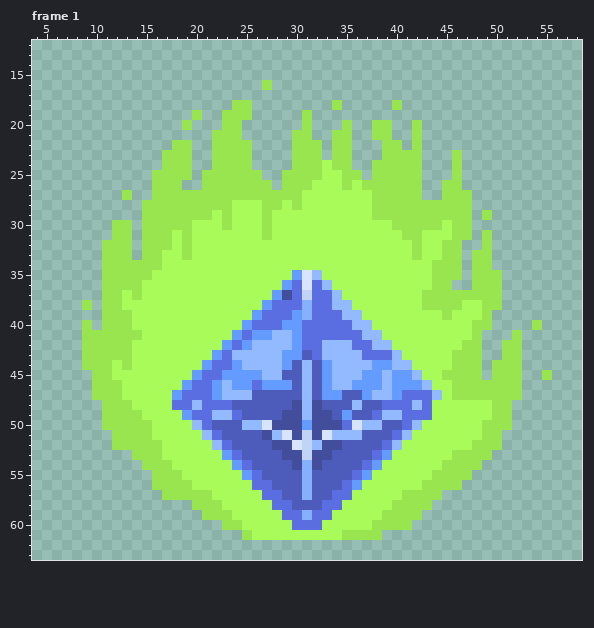
File history of a pixel-art file, Source/Resources/Assets/maps/enemy_tileset.aseprite. Above is the file before it was changed.
64x64 pixels, 9 frames. Shown: frame 1: x 4..58, y 12..63. The commit also changed other frames, which this record leaves out.
And afterwards:
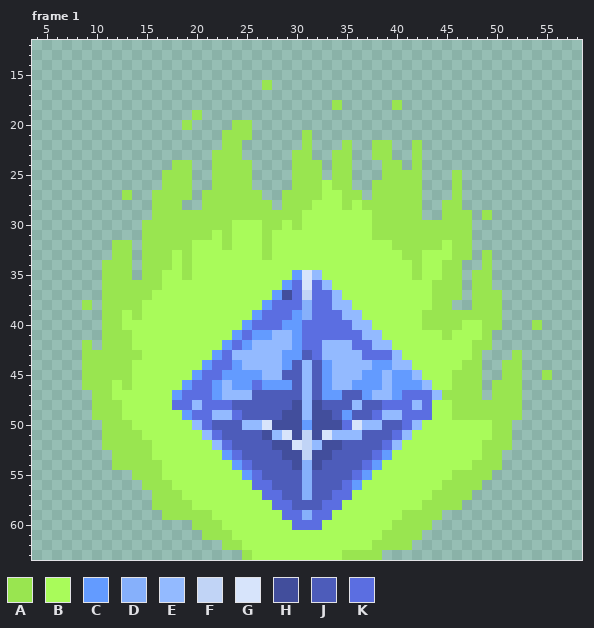
Palette (. is transparent): A #99e550  B #a9fb5a  C #639bff  D #86b0fb  E #93baff  F #c1d4f6  G #d7e4fb  H #424e9c  J #4d5cba  K #5b6ee1
The edit:
--- frame 1, layer "Layer 2"
@@ x 4..58 @@
 17 .......................................................
-18 ....................AA........A.....A..................
-19 ................A..AAA.....A...........................
-20 ...............A...AA......A...A..AA..A................
-21 ..................AAA.....AA..AA..AA..A................
-22 ..............AA..AAAA....AAA.AA...AA.A................
-23 .............AAA..AAAA....AAA.AA...AAAA...A............
-24 .............AAA..AAAA....AAABAA..AAAAA...A............
-25 ............AAAA.AAAAAA..AAAABBAA.AAAAA...A............
-26 ............AAA..AAAAAAA.AAABBBABAAAAAA..AA............
-27 .........A..AAAAAAAAAAAAAAABBBBBBBAAAAA..AAA...........
-28 ...........AAAAAAAAABBBAABABBBBBBBAAAAAAAAAA...........
-29 ...........AAAAAAABABBBABBBBBBBBBBAAAAAAAAAA.A.........
-30 ........AA.AAAAABBBABBBABBBBBBBBBBBBAAAAABAA...........
-31 ........AA.AAABABBBBBBBABBBBBBBBBBBBBAABBBAA.A.........
-32 .......AAA.AAABABBBBBBBBBBBBBBBBBBBBBBABBAA..A.........
-33 .......AAA.AABBABBBBBBBBBBBBBBBBBBBBBBABBAA.AA.........
-34 .......AAAAAABBBBBBBBBBBBBBBBBBBBBBBBBBBAAA.AA.........
-35 .......AAAAABBBBBBBBBBBBBBCGEBBBBBBBBBBBAAA.AAA........
-36 .......AAAABBBBBBBBBBBBBBCKGKEBBBBBBBBBBAA..AAA........
-37 .......AABABBBBBBBBBBBBBCHKFKKEBBBBBBBBAAAAAAAA........
-38 .....A.AABBBBBBBBBBBBBBCKKKDKKEEBBBBBBBAAAABBAA........
-39 .......AAABBBBBBBBBBBBCKKKCDKKKEEBBBBBBBBABBBA.........
-40 .....A.AAABBBBBBBBBBBCKKKCCKKKKKEEBBBBBBBBBBAA....A....
-41 .....AAAAAABBBBBBBBBCKCCEECKKKKKKEEBBBBBBBBBA...A......
-42 .....AAAAABBBBBBBBBCKCEEEECKKEEEKKEEBBBBBBBAA..AA......
-43 .....AAAAABBBBBBBBCKEEEEECCJKEEEEKKKEBBBBBAAA..AA......
-44 .....AAABABBBBBBBCKKCEEEECJEJCEEEECCEEBBBBAAA.AAA......
-45 ......AABBBBBBBBCKKCCCCEEJJEJCEEECCECCEBBAAAA.AAA..A...
-46 ......AAABBBBBBCKKCECCKCCCJEJCEECCCECCCEBBAAAAAAA......
-47 ......AAABBBBBCKKKCEEEJJJJJEJCCJJCEECKKKEBAAAAAAA......
-48 .......AAABBBBKKEKKKJJJJJJHEHJJJEJJKKKEKBBBBBBAA.......
-49 .......AAAABBBBCKKEEKJJJJHHEHHJCJJKEEKKKBBBBBBAA.......
-50 .......AAAAABBBBEKJJJEEGHHHCHHHKGEEJJKEBBBBBBAAA.......
-51 ........AAAABBBBBEKJJJJHEGHFHGEEEJJJKEBBBBBBBAA........
-52 ........AAAAABBBBBEKJJJJHHGFEHHJJJJKEBBBBBBBAAA........
-53 ..........AAABBBBBBCKJJJJHHFHHJJJJKCBBBBBBAAAA.........
-54 ...........AAABBBBBBCKJJJJHDHJJJJKCBBBBBBAAAA..........
-55 ............AAABBBBBBCKJJJJDJJJJKCBBBBBBAAAA...........
-56 ............AAAABBBBBBKKJJJDJJJKCBBBBBBAAAA............
-57 .............AAAAABBBBBKKJJDJJKKBBBBBAAAA..............
-58 ................AAABBBBBKKJJJKKBBBBBAAAA...............
-59 .................AAABBBBBKKDKKBBBBBAAAA................
-60 ...................AABBBBBKKKBBBBBAAAA.................
-61 .....................ABBBBBBBBBAAAA....................
-62 .......................................................
-63 .......................................................
+18 ..............................A.....A..................
+19 ................A......................................
+20 ...............A....AA.................................
+21 ...................AAA.....A...........................
+22 ...................AA......A...A..AA..A................
+23 ..................AAA.....AA..AA..AA..A................
+24 ..............AA..AAAA....AAA.AA...AA.A................
+25 .............AAA..AAAA....AAA.AA...AAAA...A............
+26 .............AAA..AAAA....AAABAA..AAAAA...A............
+27 .........A..AAAA.AAAAAA..AAAABBAA.AAAAA...A............
+28 ............AAA..AAAAAAA.AAABBBABAAAAAA..AA............
+29 ............AAAAAAAAAAAAAAABBBBBBBAAAAA..AAA.A.........
+30 ...........AAAAAAAAABBBAABABBBBBBBAAAAAAAAAA...........
+31 ...........AAAAAAABABBBABBBBBBBBBBAAAAAAAAAA...........
+32 ........AA.AAAAABBBABBBABBBBBBBBBBBBAAAAABAA...........
+33 ........AA.AAABABBBBBBBABBBBBBBBBBBBBAABBBAA.A.........
+34 .......AAA.AAABABBBBBBBBBBBBBBBBBBBBBBABBAA..A.........
+35 .......AAA.AABBABBBBBBBBBBCGEBBBBBBBBBABBAA.AA.........
+36 .......AAAAAABBBBBBBBBBBBCKGKEBBBBBBBBBBAAA.AA.........
+37 .......AAAAABBBBBBBBBBBBCHKFKKEBBBBBBBBBAAA.AAA........
+38 .....A.AAAABBBBBBBBBBBBCKKKDKKEEBBBBBBBBAA..AAA........
+39 .......AABABBBBBBBBBBBCKKKCDKKKEEBBBBBBAAAAAAAA........
+40 .......AABBBBBBBBBBBBCKKKCCKKKKKEEBBBBBAAAABBAA...A....
+41 .......AAABBBBBBBBBBCKCCEECKKKKKKEEBBBBBBABBBA.........
+42 .....A.AAABBBBBBBBBCKCEEEECKKEEEKKEEBBBBBBBBAA.........
+43 .....AAAAAABBBBBBBCKEEEEECCJKEEEEKKKEBBBBBBBA...A......
+44 .....AAAAABBBBBBBCKKCEEEECJEJCEEEECCEEBBBBBAA..AA......
+45 .....AAAAABBBBBBCKKCCCCEEJJEJCEEECCECCEBBBAAA..AA..A...
+46 .....AAABABBBBBCKKCECCKCCCJEJCEECCCECCCEBBAAA.AAA......
+47 ......AABBBBBBCKKKCEEEJJJJJEJCCJJCEECKKKEAAAA.AAA......
+48 ......AAABBBBBKKEKKKJJJJJJHEHJJJEJJKKKEKBBAAAAAAA......
+49 ......AAABBBBBBCKKEEKJJJJHHEHHJCJJKEEKKKBBAAAAAAA......
+50 .......AAABBBBBBEKJJJEEGHHHCHHHKGEEJJKEBBBBBBBAA.......
+51 .......AAAABBBBBBEKJJJJHEGHFHGEEEJJJKEBBBBBBBBAA.......
+52 .......AAAAABBBBBBEKJJJJHHGFEHHJJJJKEBBBBBBBBAAA.......
+53 ........AAAABBBBBBBCKJJJJHHFHHJJJJKCBBBBBBBBBAA........
+54 ........AAAAABBBBBBBCKJJJJHDHJJJJKCBBBBBBBBBAAA........
+55 ..........AAABBBBBBBBCKJJJJDJJJJKCBBBBBBBBAAAA.........
+56 ...........AAABBBBBBBBKKJJJDJJJKCBBBBBBBBAAAA..........
+57 ............AAABBBBBBBBKKJJDJJKKBBBBBBBBAAAA...........
+58 ............AAAABBBBBBBBKKJJJKKBBBBBBBBAAAA............
+59 .............AAAAABBBBBBBKKDKKBBBBBBBAAAA..............
+60 ................AAABBBBBBBKKKBBBBBBBAAAA...............
+61 .................AAABBBBBBBBBBBBBBBAAAA................
+62 ...................AABBBBBBBBBBBBBAAAA.................
+63 .....................ABBBBBBBBBAAAA....................
